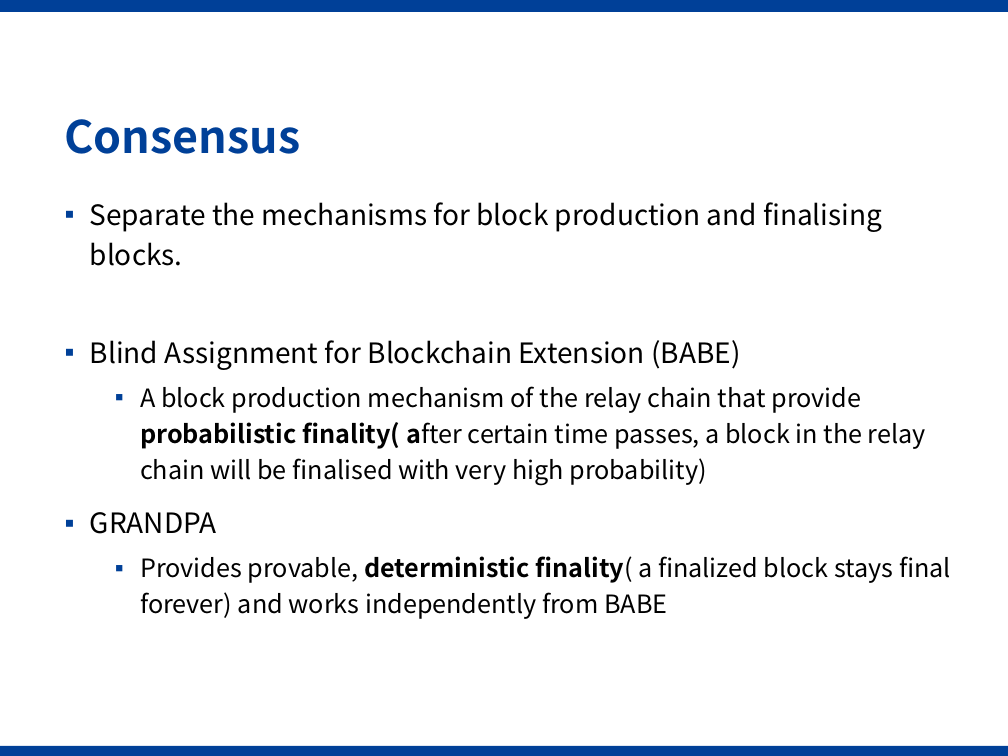
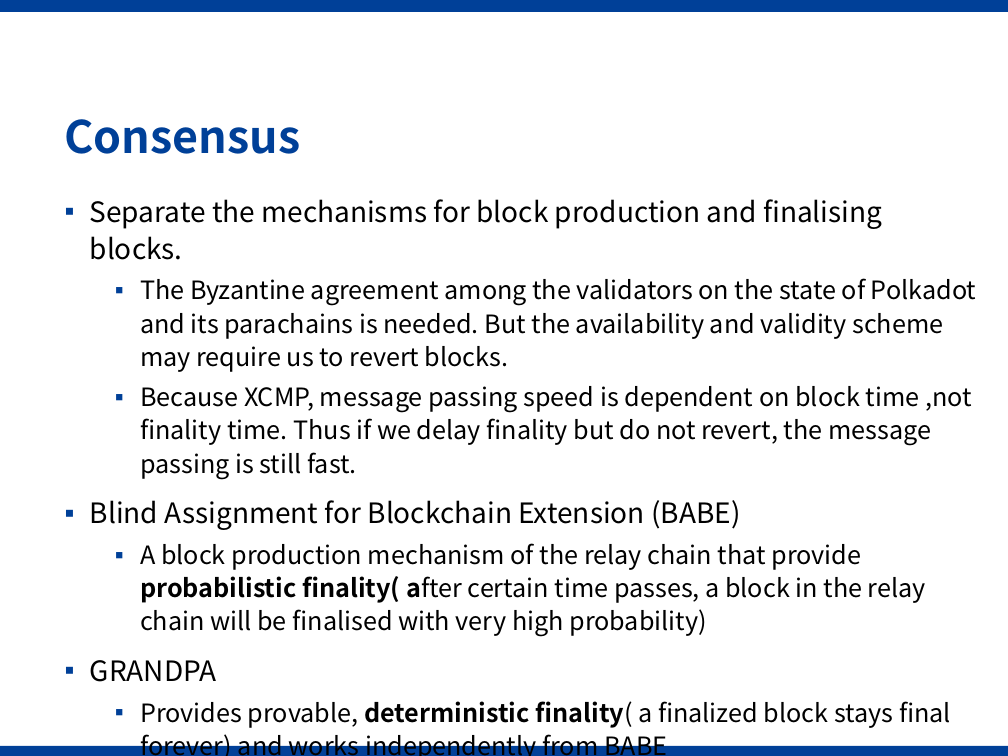
Before and after one commit to Voidkai/Polkadot, a slide deck: slide 16 of Polkadot-PPT.pptx. Drawn at 1008x756 pixels with LibreOffice and Linux fonts; fonts in the diff are those of the drawing; background and template pictures are left out. Boxes give left, top, right and bottom in pixels: in the first picture for what was removed or moved away, otherwise in the second. Text is boxed around its words. In the diff, an @@ line names an element or a change of style, - is before the commit and + after.

```diff
--- a/Polkadot-PPT.pptx
+++ b/Polkadot-PPT.pptx
@@ text at box(90, 199, 951, 728): line spacing 1.2 to 1.1 @@
@@ text at box(140, 278, 976, 479): paragraphs added @@
+  ▪ The Byzantine agreement among the validators on the state of Polkadot and its parachains is needed. But the availability and validity scheme may require us to revert blocks.
+  ▪ Because XCMP, message passing speed is dependent on block time ,not finality time. Thus if we delay finality but do not revert, the message passing is still fast.
```
Also in this commit, not shown: 3 slides added.
